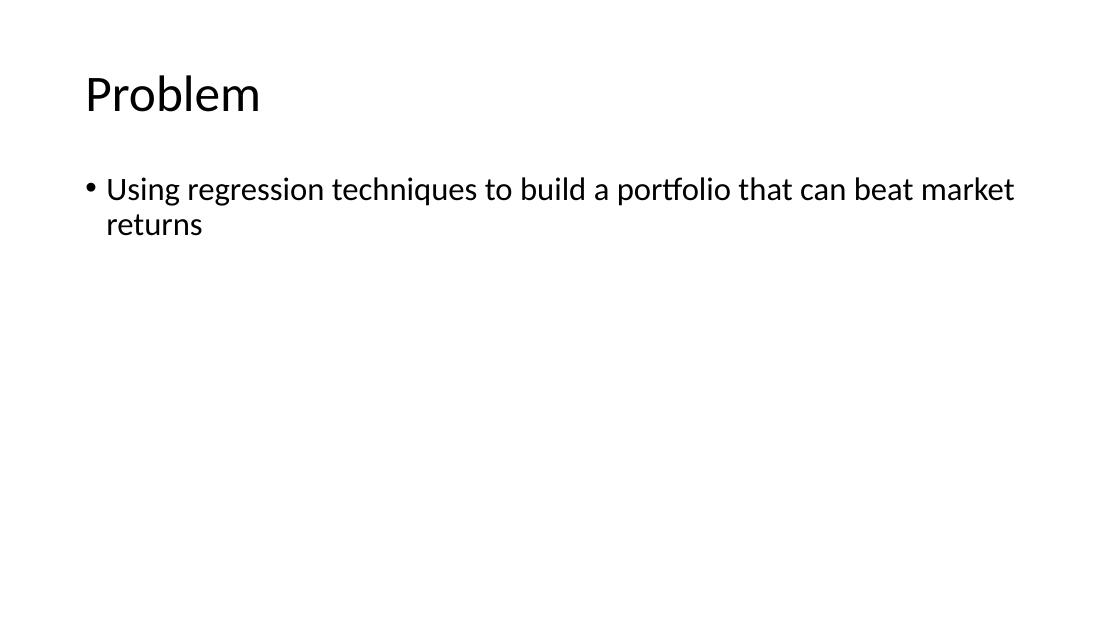
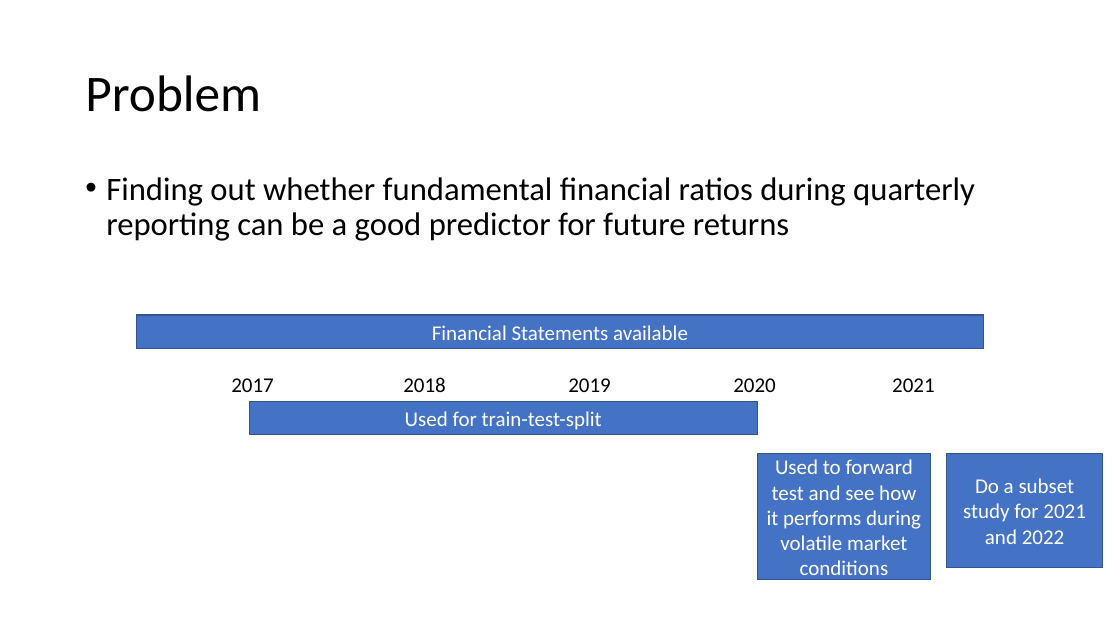
Before and after one commit to ethan-eplee/PortfolioThatBeatsTheMarket, a slide deck: slide 2 of Building a portfolio that beats the market.pptx. Drawn at 1120x630 pixels with LibreOffice and Linux fonts; fonts in the diff are those of the drawing. Boxes give left, top, right and bottom in pixels: in the first picture for what was removed or moved away, otherwise in the second. Text is boxed around its words. In the diff, an @@ line names an element or a change of style, - is before the commit and + after.

```diff
--- a/Building a portfolio that beats the market.pptx
+++ b/Building a portfolio that beats the market.pptx
@@ text at (106, 177, 975, 241): text changed @@
-• Using regression techniques to build a portfolio that can beat market returns
+• Finding out whether fundamental financial ratios during quarterly reporting can be a good predictor for future returns
@@ rectangle added at (137, 315, 984, 349), fill #4472C4, outline #325491 1 pt, 18 pt, text #FFFFFF @@
+Financial Statements available
@@ text added at (231, 378, 274, 392), 18 pt, text #000000 @@
+2017
@@ text added at (403, 377, 446, 392), 18 pt, text #000000 @@
+2018
@@ text added at (568, 378, 611, 392), 18 pt, text #000000 @@
+2019
@@ text added at (733, 378, 776, 392), 18 pt, text #000000 @@
+2020
@@ text added at (892, 378, 935, 392), 18 pt, text #000000 @@
+2021
@@ rectangle added at (250, 402, 758, 435), fill #4472C4, outline #325491 1 pt, 18 pt, text #FFFFFF @@
+Used for train-test-split
@@ rectangle added at (758, 454, 931, 580), fill #4472C4, outline #325491 1 pt, 18 pt, text #FFFFFF @@
+Used to forward test and see how it performs during volatile market conditions
@@ rectangle added at (947, 454, 1103, 567), fill #4472C4, outline #325491 1 pt, 18 pt, text #FFFFFF @@
+Do a subset study for 2021 and 2022
```
Also in this commit, not shown: 1 other slide changed, 4 other files.
